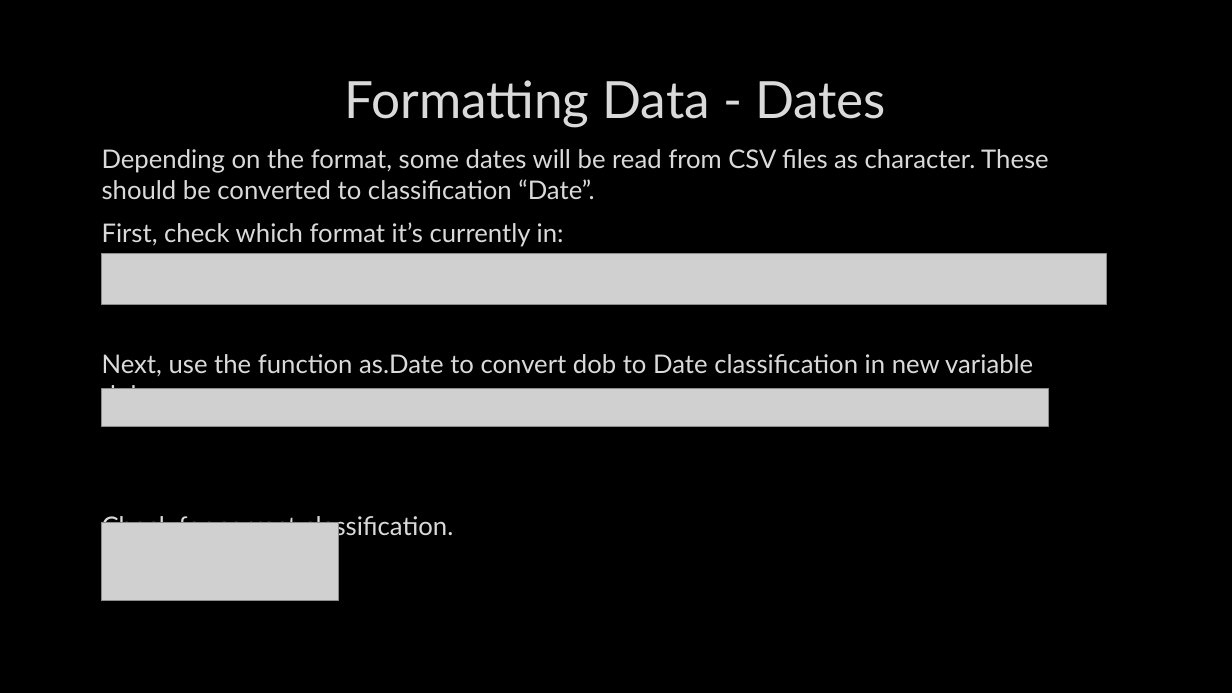
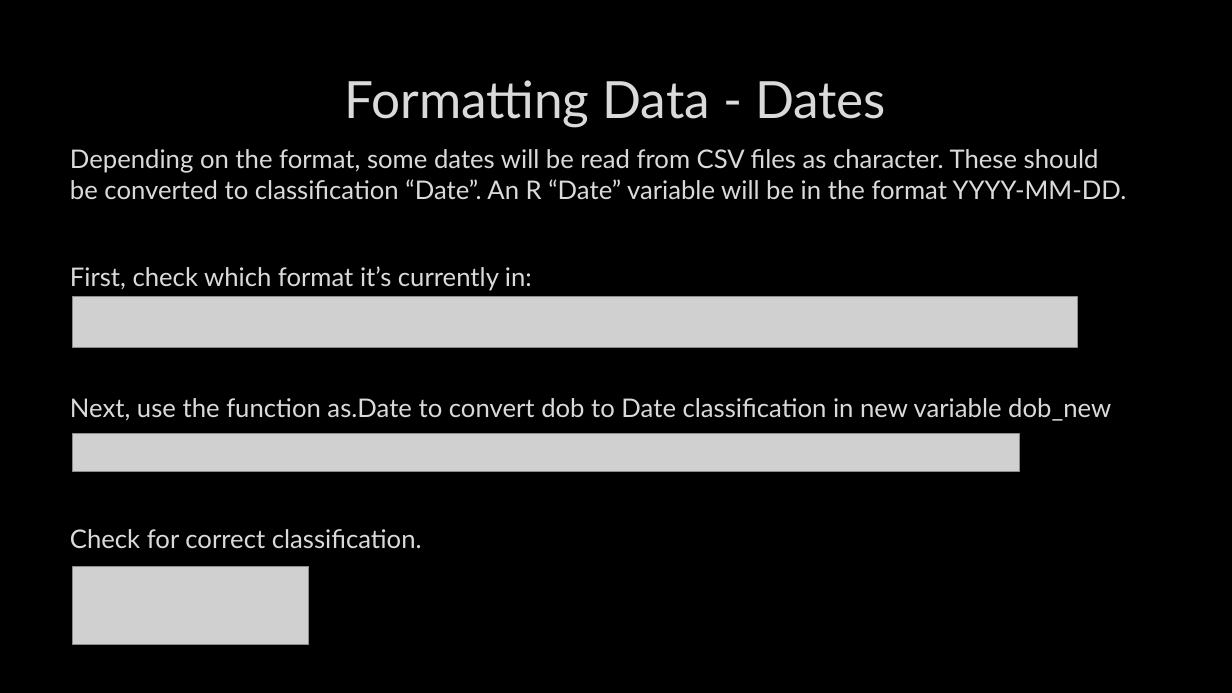
Before and after one commit to CharlotteLoobyRTI/IFDTC23, a slide deck: slide 7 of IFDTC_presentation_RTech.pptx. Drawn at 1232x693 pixels with LibreOffice and Linux fonts; fonts in the diff are those of the drawing; grey boxes stand for pictures; background and template pictures are left out. Boxes give left, top, right and bottom in pixels: in the first picture for what was removed or moved away, otherwise in the second. Text is boxed around its words. In the diff, an @@ line names an element or a change of style, - is before the commit and + after.

```diff
--- a/IFDTC_presentation_RTech.pptx
+++ b/IFDTC_presentation_RTech.pptx
@@ text "Depending on the format, some ...": place and size @@
-text "Depending on the format, some ..." at [102, 149, 1049, 540]
+text "Depending on the format, some ..." at [70, 149, 1127, 548]
@@ text at [70, 149, 1127, 199]: text changed @@
-Depending on the format, some dates will be read from CSV files as character. These should be converted to classification “Date”.
+Depending on the format, some dates will be read from CSV files as character. These should be converted to classification “Date”. An R “Date” variable will be in the format YYYY-MM-DD.
@@ 3 pictures: place and size @@
-3 pictures at [102, 254, 1107, 601]
+3 pictures at [72, 297, 1078, 644]
```
Also in this commit, not shown: 14 other slides changed, 2 slides added.
